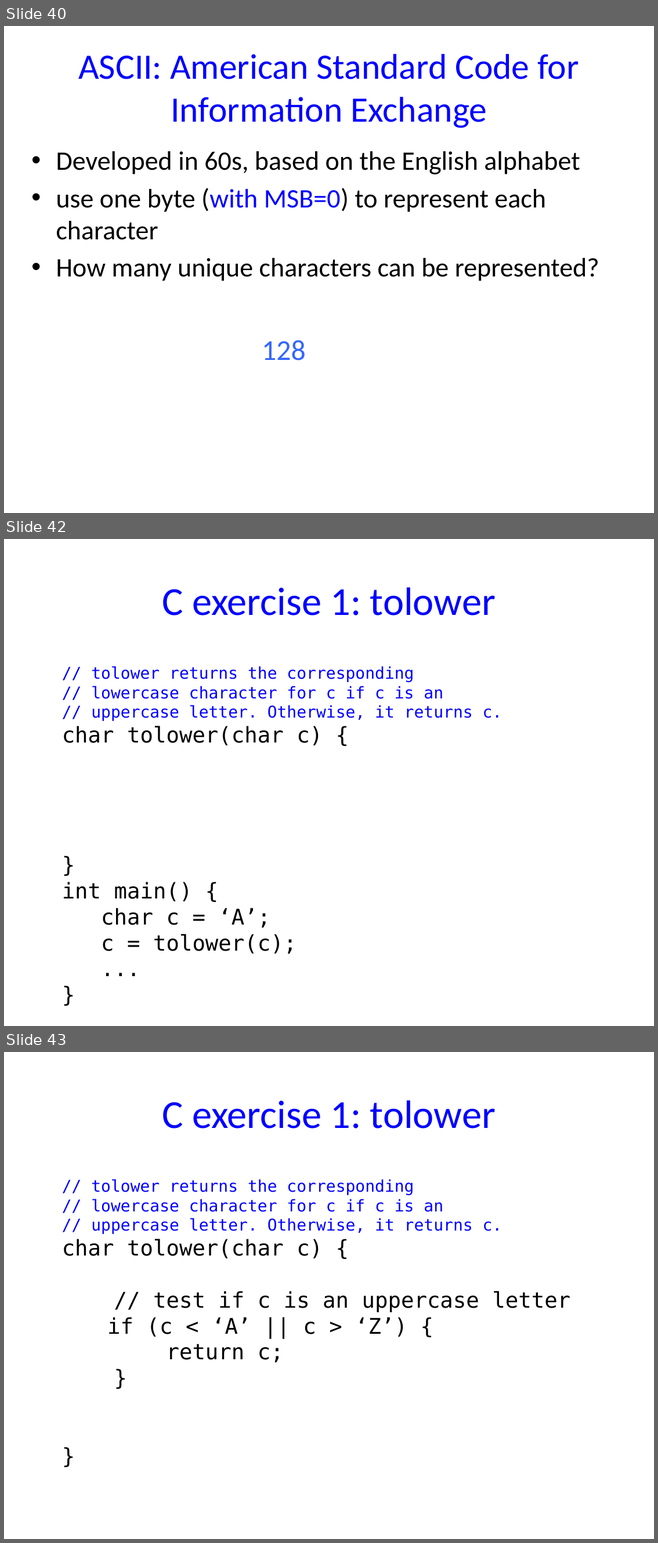
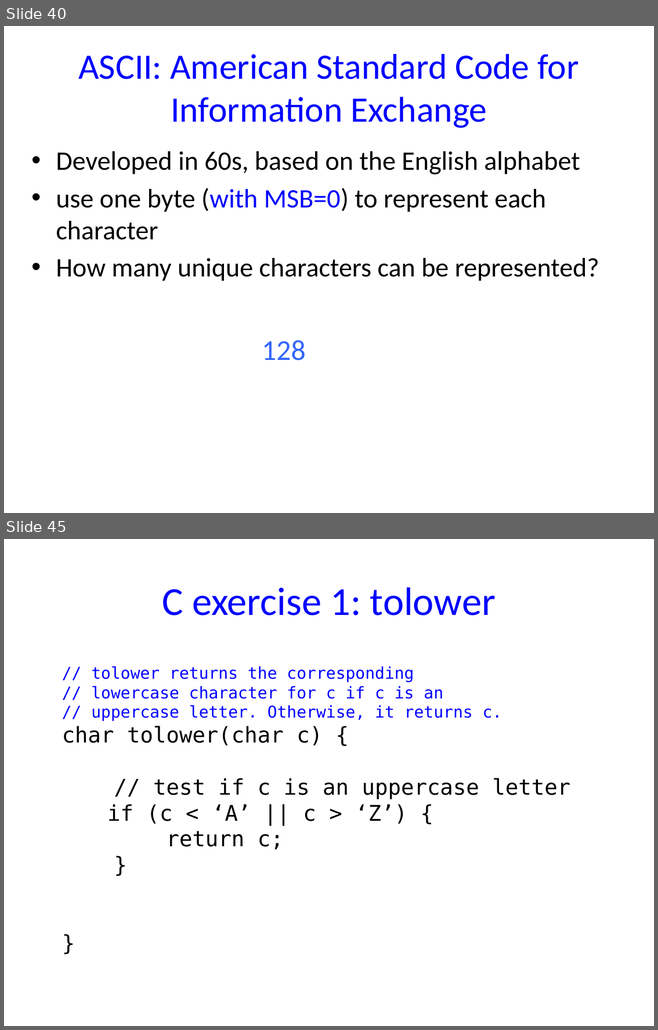
Before and after one commit to NYU-CSO/nyu-cso.github.io, a slide deck: notes/06-char-string.pptx. Shown one above the other, each under a label of ours: slides 40, 42 and 43 before the commit, slides 40 and 45 after it; the slides between them are not shown. The pictures are 658x1543 and 658x1030 pixels, drawn with LibreOffice and Linux fonts; fonts in the diff are those of the drawing. Boxes give left, top, right and bottom in pixels: in the first picture for what was removed or moved away, otherwise in the second. Text is boxed around its words. In the diff, an @@ line names an element or a change of style, - is before the commit and + after.

```diff
--- a/notes/06-char-string.pptx
+++ b/notes/06-char-string.pptx
@@ slide 42 removed at bbox=[4, 539, 654, 1026], background #FFFFFF @@
@@ title removed at bbox=[162, 587, 495, 616] @@
-C exercise 1: tolower
@@ text removed at bbox=[62, 666, 502, 954] @@
-// tolower returns the corresponding
-// lowercase character for c if c is an
-// uppercase letter. Otherwise, it returns c.
-char tolower(char c) {
-}
-int main() {
-char c = ‘A’;
-c = tolower(c);
-...
-}
@@ what was slide 43 is now slide 45 @@
```
Also in this commit, not shown: 2 slides changed, 2 slides added, 1 other slide removed, 1 other file.
